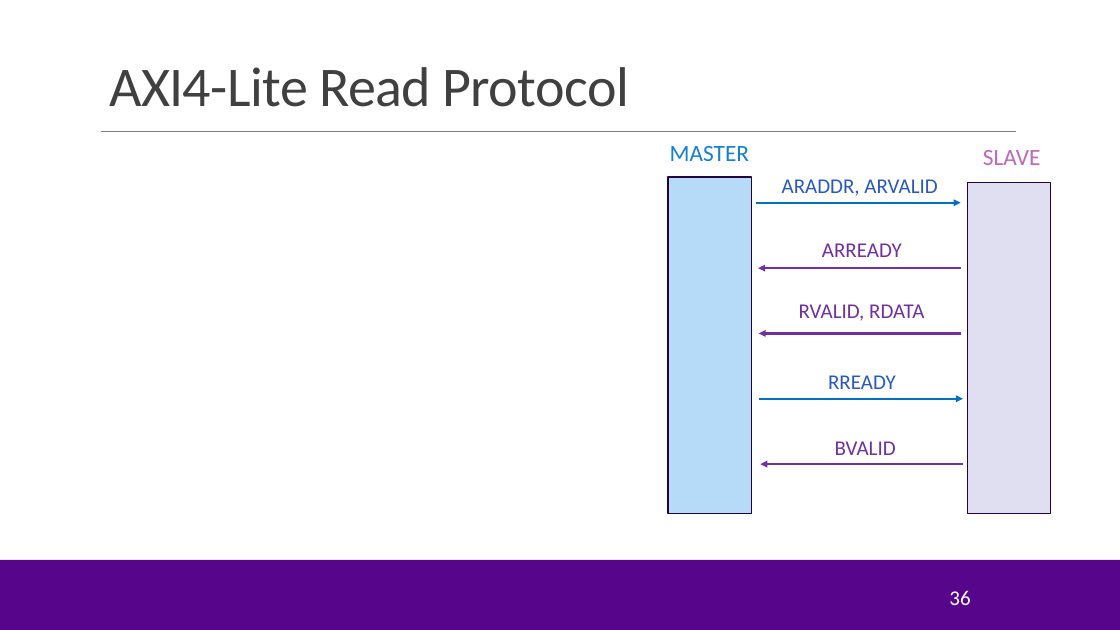
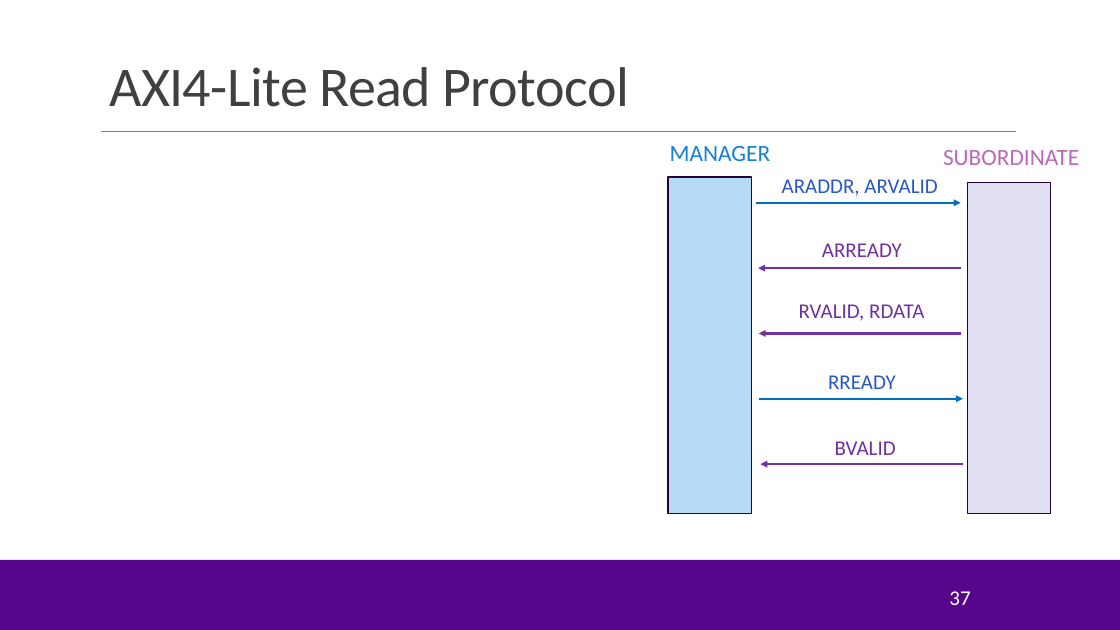
Before and after one commit to sdrangan/hwdesign, a slide deck: slide 37 of units/unit04_procif/procif_v4.pptx (slide 36 before the commit). Drawn at 1120x630 pixels with LibreOffice and Linux fonts; fonts in the diff are those of the drawing; grey boxes stand for pictures; background and template pictures are left out. Boxes give left, top, right and bottom in pixels: in the first picture for what was removed or moved away, otherwise in the second. Text is boxed around its words. In the diff, an @@ line names an element or a change of style, - is before the commit and + after.

```diff
--- a/units/unit04_procif/procif_v4.pptx
+++ b/units/unit04_procif/procif_v4.pptx
@@ text at (670, 146, 771, 161): text changed @@
-MASTER
+MANAGER
@@ text at (943, 150, 1079, 165): text changed @@
-SLAVE
+SUBORDINATE
@@ page number at (949, 591, 970, 605): text changed @@
-36
+37
```
Also in this commit, not shown: 8 other slides changed, 1 slide added.
